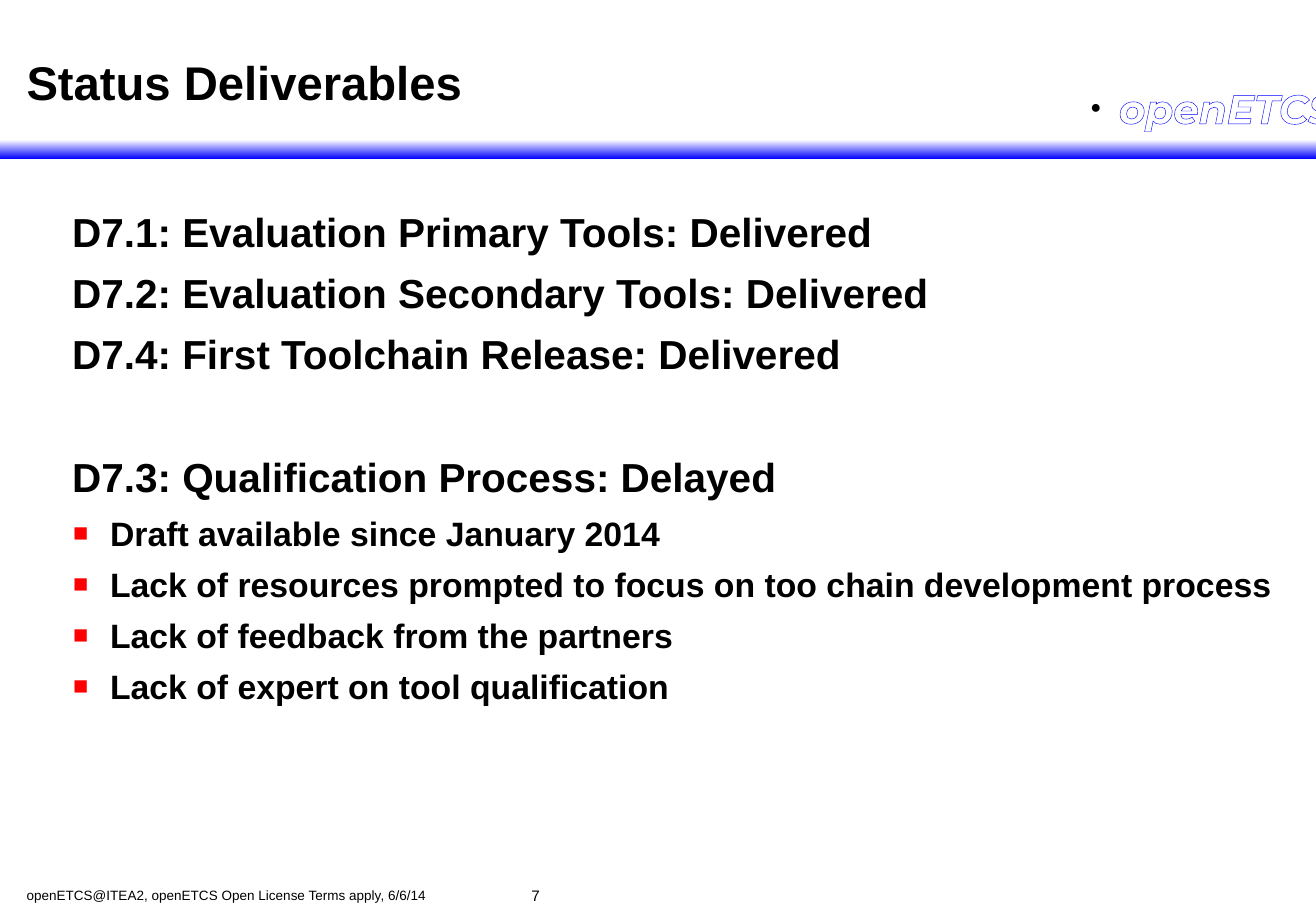
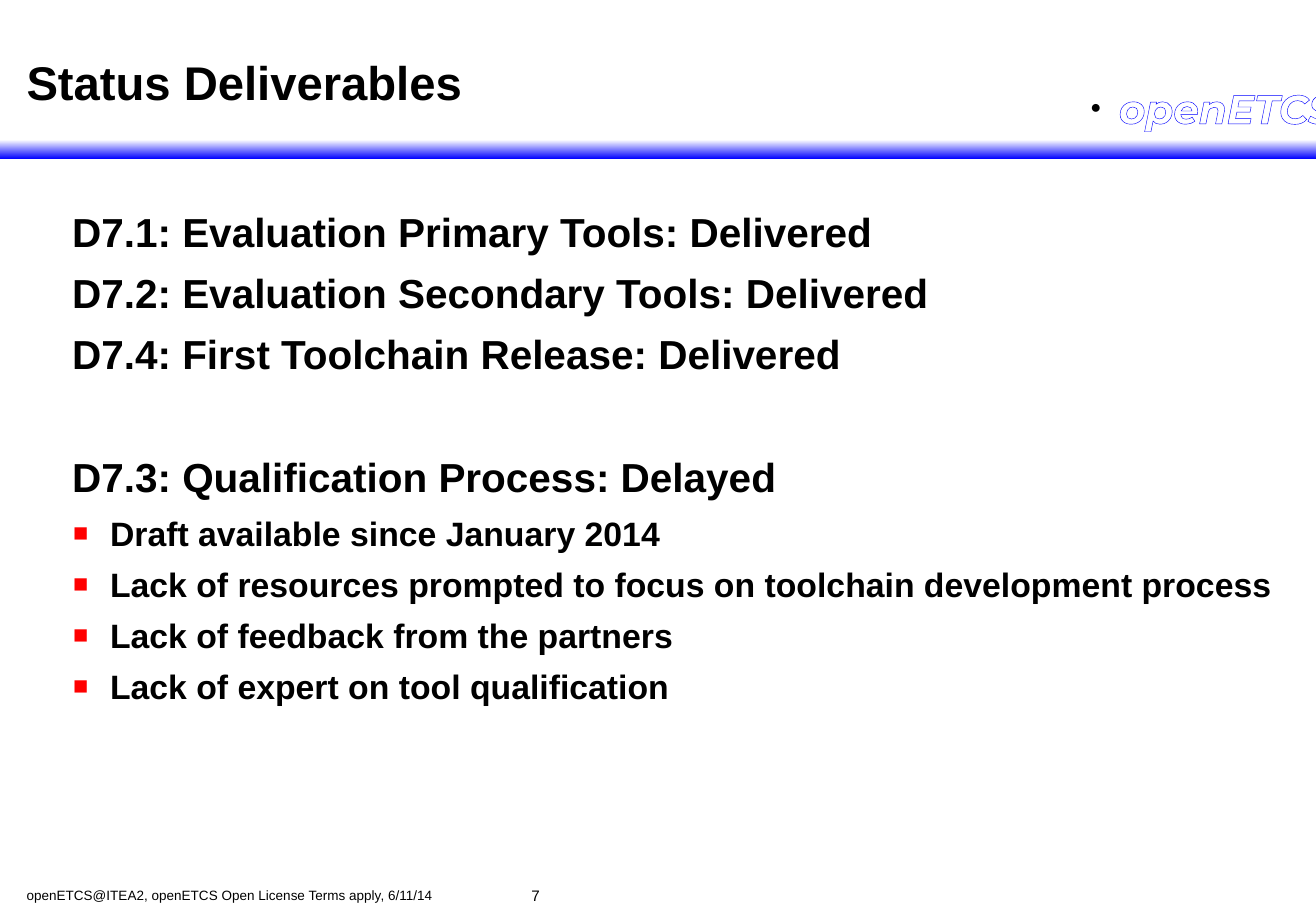
Before and after one commit to openETCS/toolchain, a slide deck: slide 7 of itea_Reviews/2014/2014_06_itea_Review.odp. Drawn at 1316x911 pixels with LibreOffice and Linux fonts; fonts in the diff are those of the drawing; background and template pictures are left out. Boxes give left, top, right and bottom in pixels: in the first picture for what was removed or moved away, otherwise in the second. Text is boxed around its words. In the diff, an @@ line names an element or a change of style, - is before the commit and + after.

```diff
--- a/itea_Reviews/2014/2014_06_itea_Review.odp
+++ b/itea_Reviews/2014/2014_06_itea_Review.odp
@@ text at [110, 572, 1272, 604]: text changed @@
-  ■ Lack of resources prompted to focus on too chain development process
+  ■ Lack of resources prompted to focus on toolchain development process
@@ text at [27, 890, 432, 903]: text changed @@
-openETCS@ITEA2, openETCS Open License Terms apply, 6/6/14
+openETCS@ITEA2, openETCS Open License Terms apply, 6/11/14
```
Also in this commit, not shown: 18 other slides changed, 1 other file.
